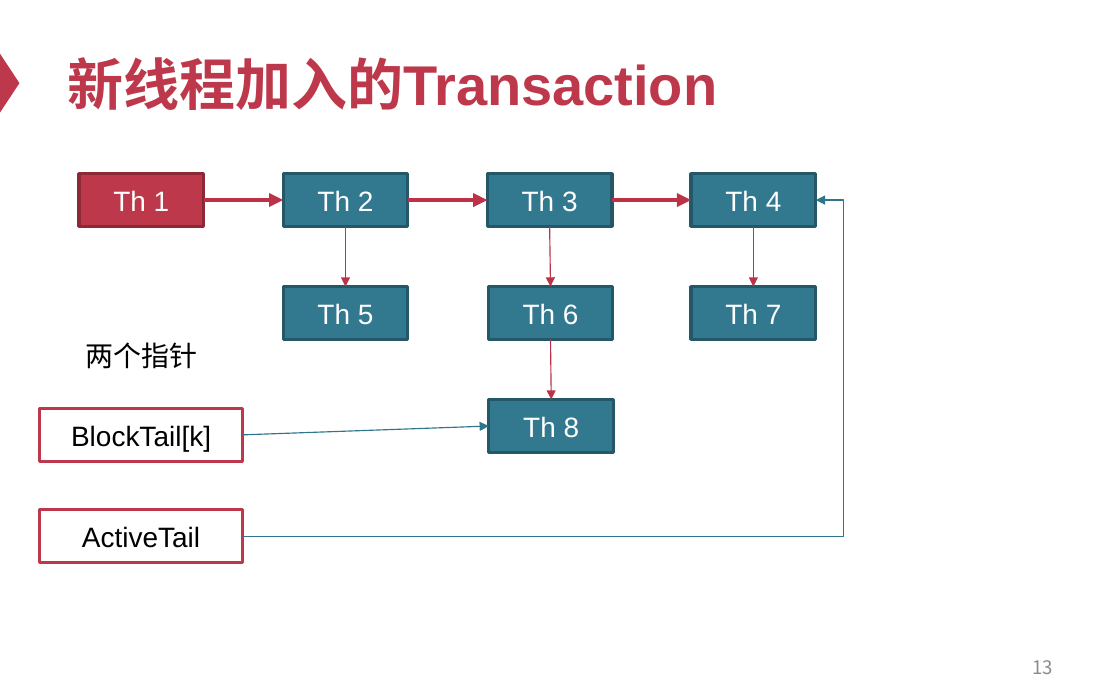
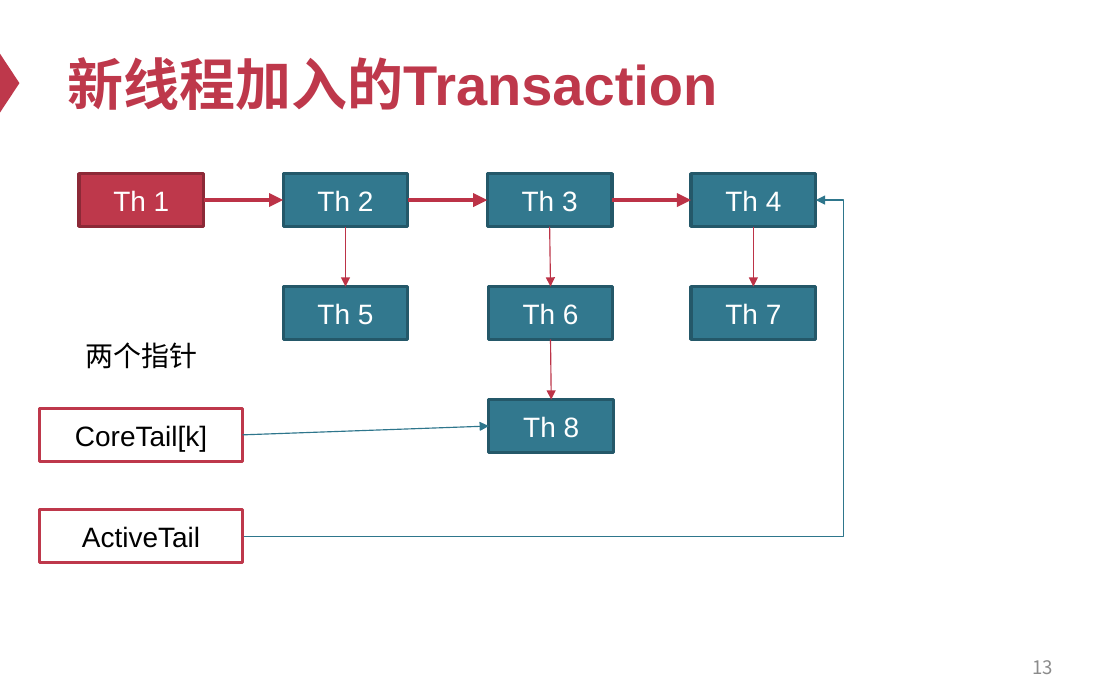
Before and after one commit to SineStriker/uxlock-minimal, a slide deck: slide 13 of docs/slides/初探方向.pptx. Drawn at 1120x700 pixels with LibreOffice and Linux fonts; fonts in the diff are those of the drawing. Boxes give left, top, right and bottom in pixels: in the first picture for what was removed or moved away, otherwise in the second. Text is boxed around its words. In the diff, an @@ line names an element or a change of style, - is before the commit and + after.

```diff
--- a/docs/slides/初探方向.pptx
+++ b/docs/slides/初探方向.pptx
@@ text in rectangle at [75, 425, 207, 451]: text changed @@
-BlockTail[k]
+CoreTail[k]
```
Also in this commit, not shown: 1 other slide changed, 14 other files.
